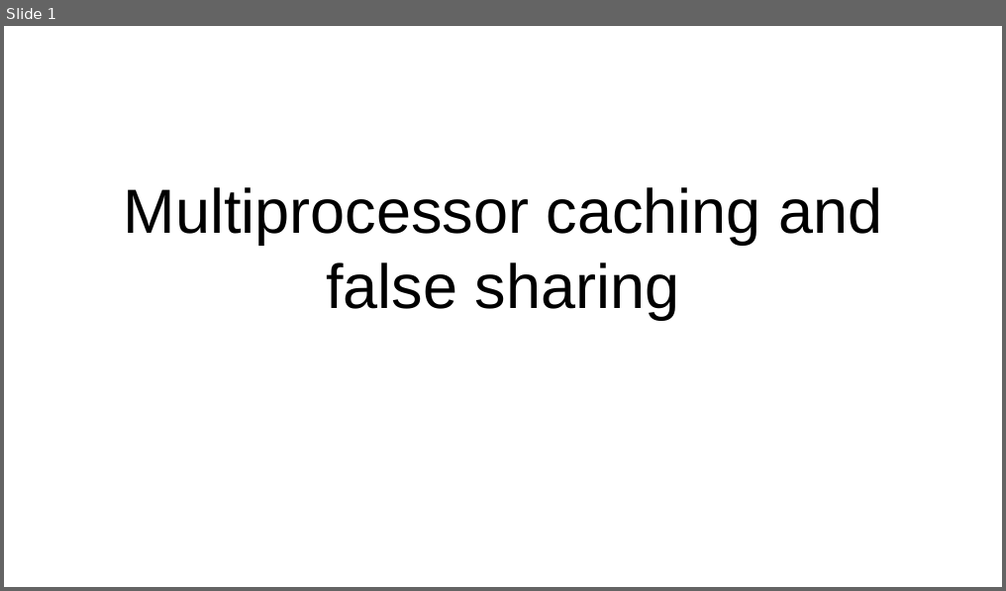
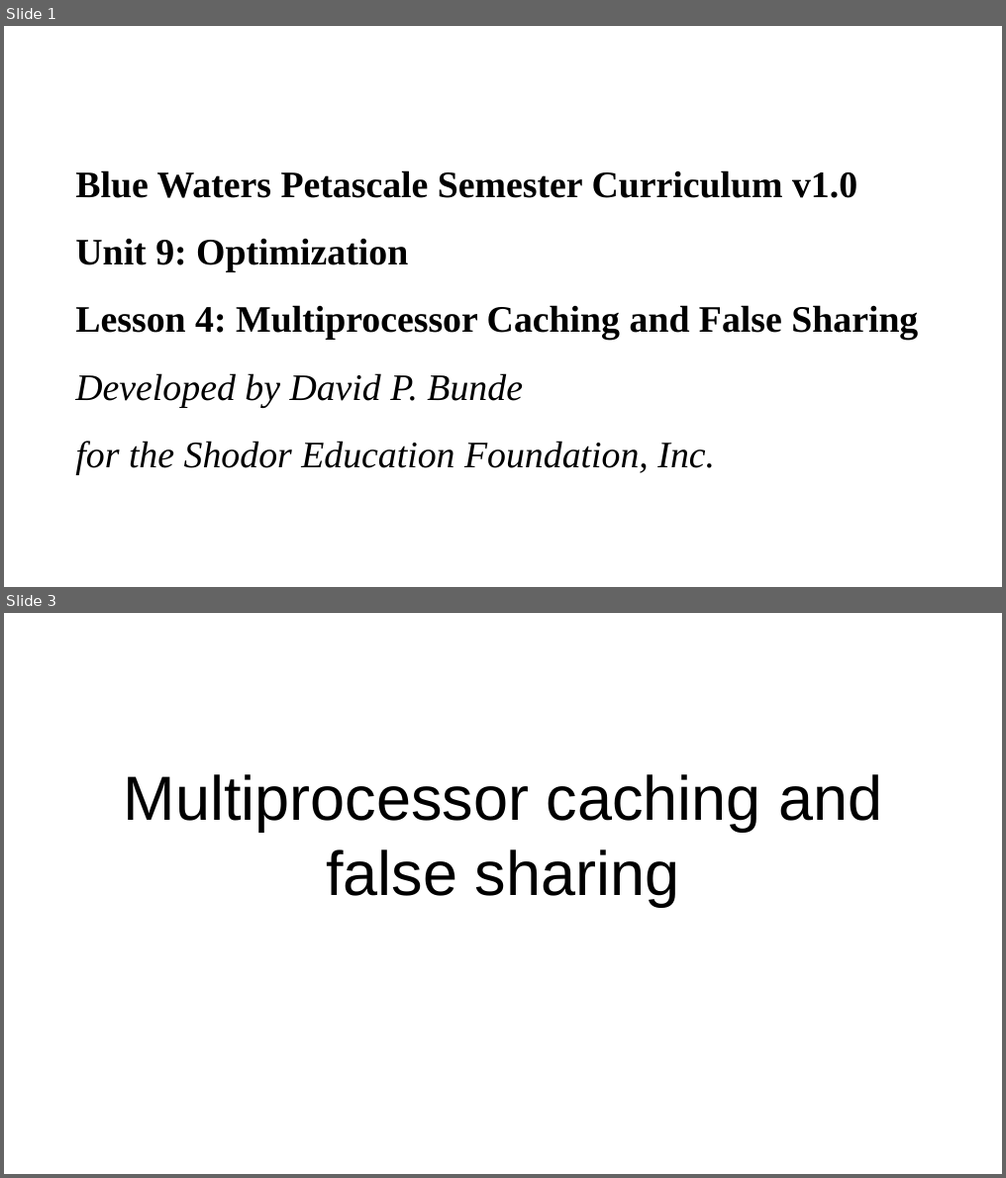
Before and after one commit to shodor-education/petascale-semester-curriculum, a slide deck: units/9/lessons/4/resources/petascale-lesson-9.4-slides.pptx. Shown one above the other, each under a label of ours: slide 1 before the commit, slides 1 and 3 after it; the slides between them are not shown. The pictures are 1006x591 and 1006x1178 pixels, drawn with LibreOffice and Linux fonts; fonts in the diff are those of the drawing. Boxes give left, top, right and bottom in pixels: in the first picture for what was removed or moved away, otherwise in the second. Text is boxed around its words. In the diff, an @@ line names an element or a change of style, - is before the commit and + after.

```diff
--- a/units/9/lessons/4/resources/petascale-lesson-9.4-slides.pptx
+++ b/units/9/lessons/4/resources/petascale-lesson-9.4-slides.pptx
@@ slide 1 added at [4, 26, 1002, 587], background #FFFFFF @@
@@ title added at [75, 171, 918, 474], 27 pt, text #000000, bold @@
+Blue Waters Petascale Semester Curriculum v1.0
+Unit 9: Optimization
+Lesson 4: Multiprocessor Caching and False Sharing
+Developed by David P. Bunde
+for the Shodor Education Foundation, Inc.
@@ what was slide 1 is now slide 3 @@
```
Also in this commit, not shown: 1 other slide added, 47 other files.
